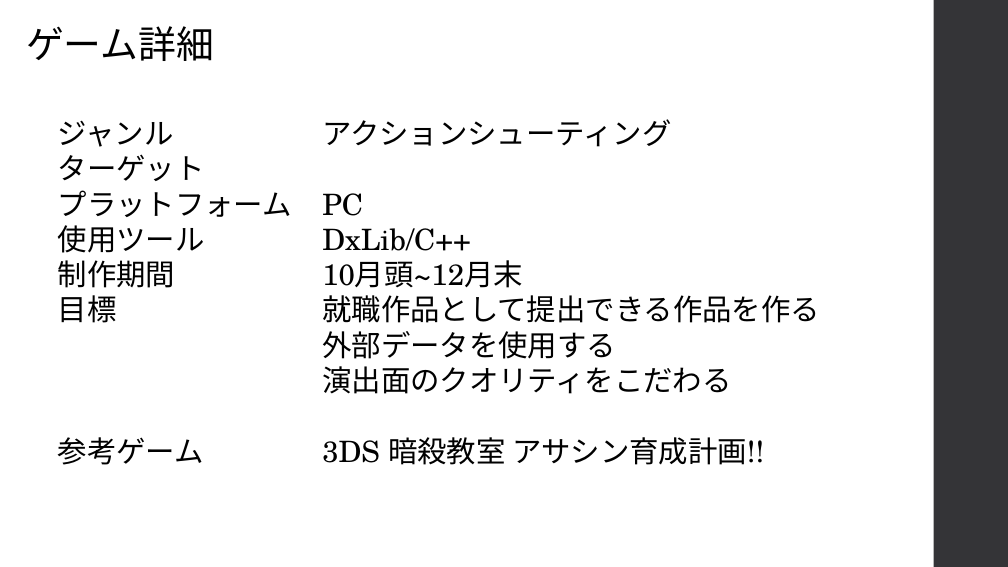
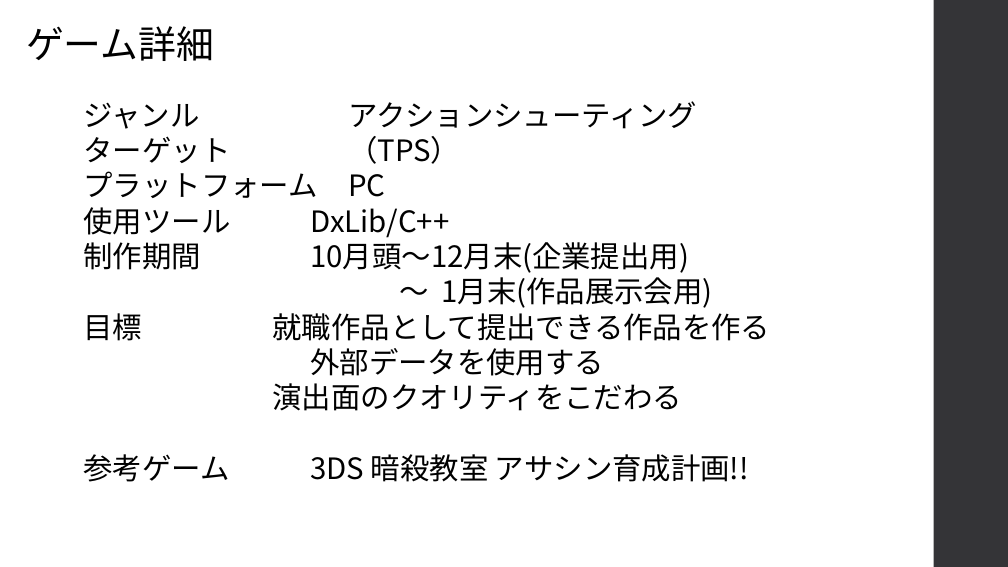
Before and after one commit to kakisawa/ProductionWork, a slide deck: slide 2 of 3DGame_3_NamelessGame/NamelessGame_企画書.pptx. Drawn at 1008x567 pixels with LibreOffice and Linux fonts; fonts in the diff are those of the drawing. Boxes give left, top, right and bottom in pixels: in the first picture for what was removed or moved away, otherwise in the second. Text is boxed around its words. In the diff, an @@ line names an element or a change of style, - is before the commit and + after.

```diff
--- a/3DGame_3_NamelessGame/NamelessGame_企画書.pptx
+++ b/3DGame_3_NamelessGame/NamelessGame_企画書.pptx
@@ text "ジャンル アクションシューティング": place and size @@
-text "ジャンル アクションシューティング" at [58,120,820,394]
+text "ジャンル アクションシューティング" at [84,101,771,482]
@@ text at [84,101,771,482]: font TeX Gyre Schola to Noto Sans CJK JP in "ジャンル アクションシューティング", "プラットフォーム PC", "使用ツール DxLib/C++", "目標 就職作品として提出できる作品を作る" and 3 more places @@
@@ text at [84,136,460,164]: text changed; font TeX Gyre Schola to Noto Sans CJK JP @@
-ターゲット
+ターゲット （TPS）
@@ text at [84,237,713,308]: text changed; font TeX Gyre Schola to Noto Sans CJK JP @@
-制作期間 10月頭~12月末
+制作期間 10月頭～12月末(企業提出用)
+～ 1月末(作品展示会用)
```
Also in this commit, not shown: 3 other slides changed, 2 slides added, 1 slide removed, 2 other files.
